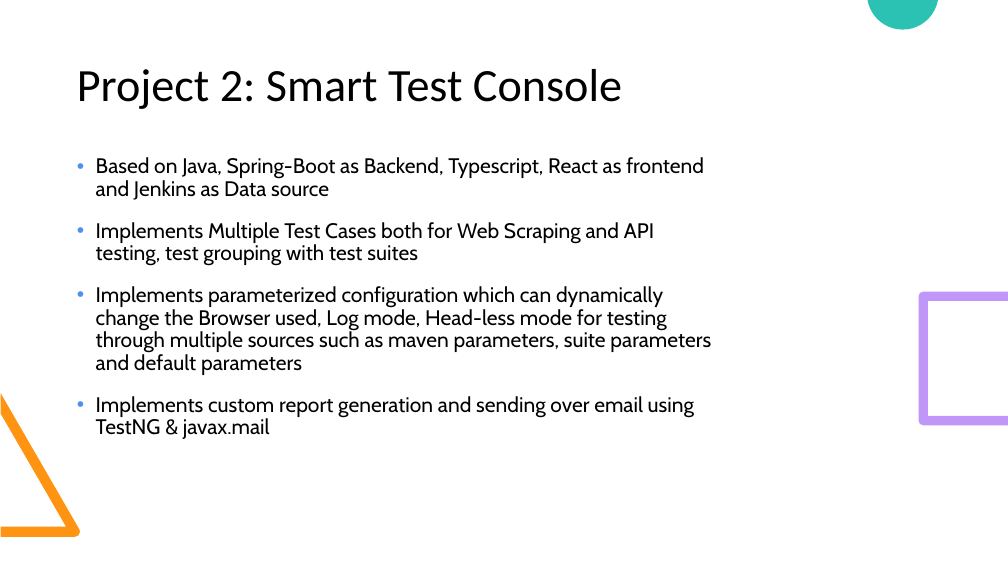
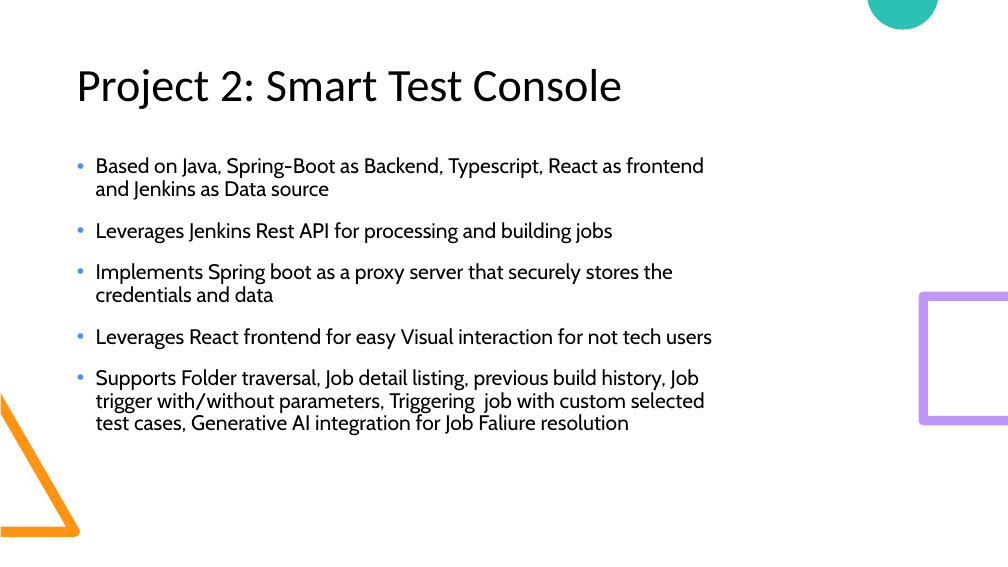
Before and after one commit to KhushalJangid/Jenkins-Api-Client, a slide deck: slide 4 of Smart Testing Console.pptx. Drawn at 1008x567 pixels with LibreOffice and Linux fonts; fonts in the diff are those of the drawing. Boxes give left, top, right and bottom in pixels: in the first picture for what was removed or moved away, otherwise in the second. Text is boxed around its words. In the diff, an @@ line names an element or a change of style, - is before the commit and + after.

```diff
--- a/Smart Testing Console.pptx
+++ b/Smart Testing Console.pptx
@@ text at <box>96,222,712,436</box>: text changed @@
-• Implements Multiple Test Cases both for Web Scraping and API testing, test grouping with test suites
-• Implements parameterized configuration which can dynamically change the Browser used, Log mode, Head-less mode for testing through multiple sources such as maven parameters, suite parameters and default parameters
-• Implements custom report generation and sending over email using TestNG & javax.mail
+• Leverages Jenkins Rest API for processing and building jobs
+• Implements Spring boot as a proxy server that securely stores the credentials and data
+• Leverages React frontend for easy Visual interaction for not tech users
+• Supports Folder traversal, Job detail listing, previous build history, Job trigger with/without parameters, Triggering job with custom selected test cases, Generative AI integration for Job Faliure resolution
```
Also in this commit, not shown: 1 other slide changed, 2 slides added, 8 other files.
